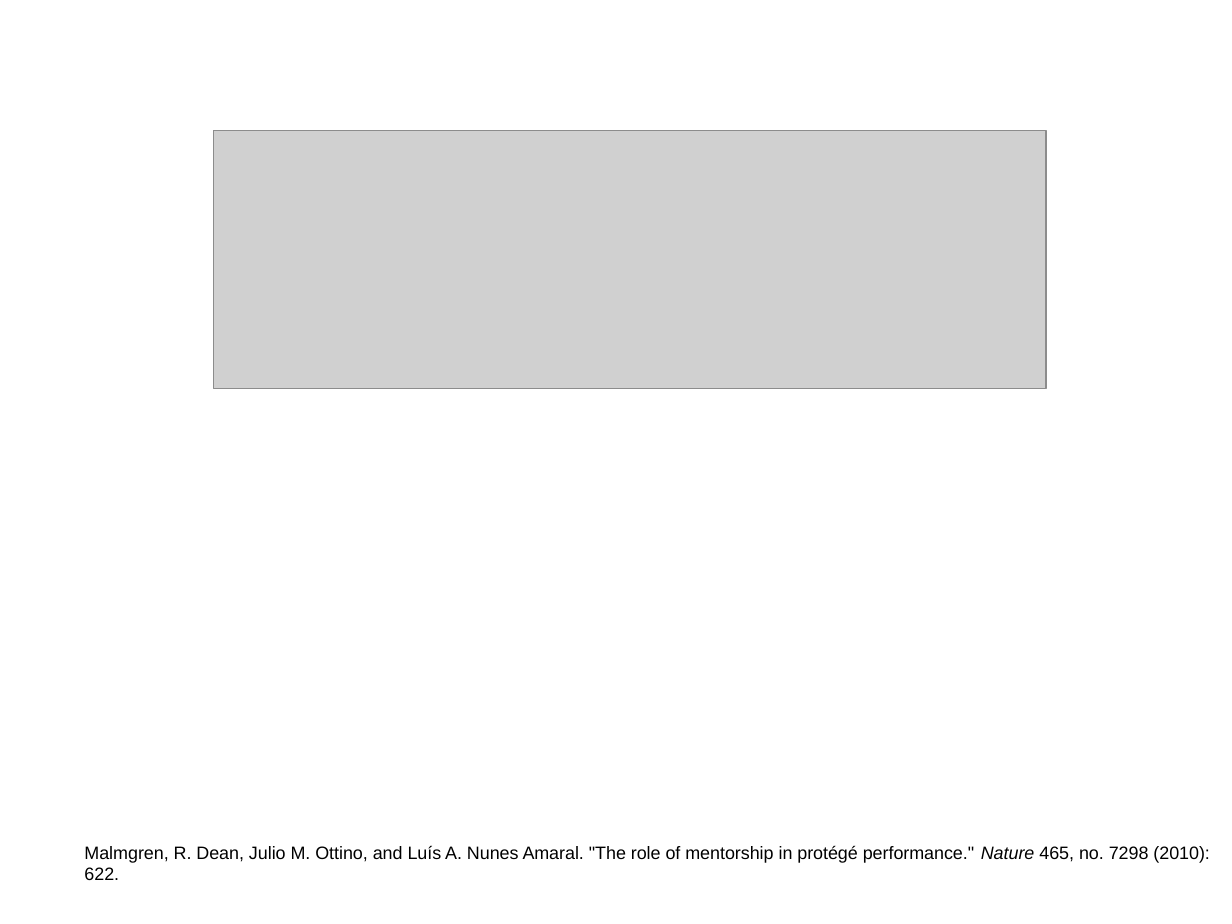
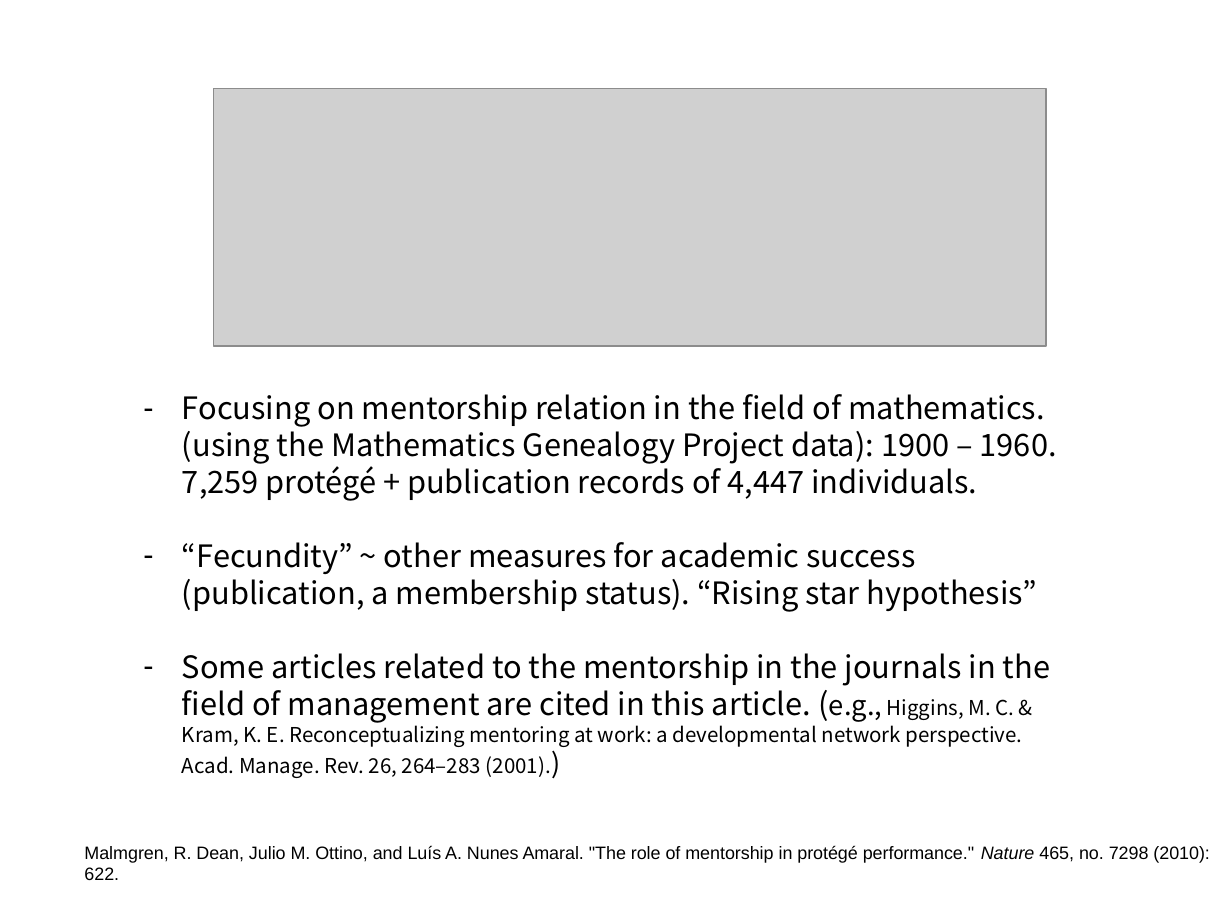
Before and after one commit to Donghyun-Kang-Soc/neurotree_project, a slide deck: slide 11 of NeuroTree_lit_review_Donghyun.pptx. Drawn at 1232x924 pixels with LibreOffice and Linux fonts; fonts in the diff are those of the drawing; grey boxes stand for pictures. Boxes give left, top, right and bottom in pixels: in the first picture for what was removed or moved away, otherwise in the second. Text is boxed around its words. In the diff, an @@ line names an element or a change of style, - is before the commit and + after.

```diff
--- a/NeuroTree_lit_review_Donghyun.pptx
+++ b/NeuroTree_lit_review_Donghyun.pptx
@@ picture: place and size @@
-picture at <box>213,131,1046,388</box>
+picture at <box>213,89,1046,346</box>
@@ text added at <box>182,394,1057,778</box>, 18 pt, text #000000 @@
+– Focusing on mentorship relation in the field of mathematics. (using the Mathematics Genealogy Project data): 1900 – 1960. 7,259 protégé + publication records of 4,447 individuals.
+– “Fecundity” ~ other measures for academic success (publication, a membership status). “Rising star hypothesis”
+– Some articles related to the mentorship in the journals in the field of management are cited in this article. (e.g., Higgins, M. C. & Kram, K. E. Reconceptualizing mentoring at work: a developmental network perspective. Acad. Manage. Rev. 26, 264–283 (2001).)
```
Also in this commit, not shown: 1 slide added, 2 other files.
